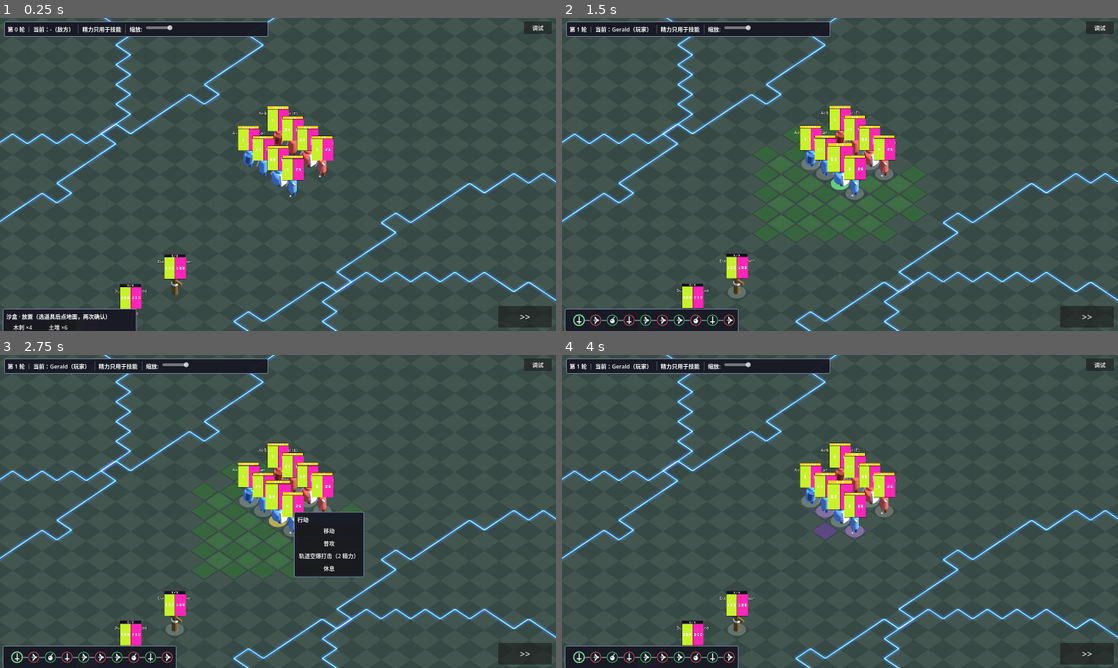
Above: before the commit, frames 1-4 (two rows, left to right).
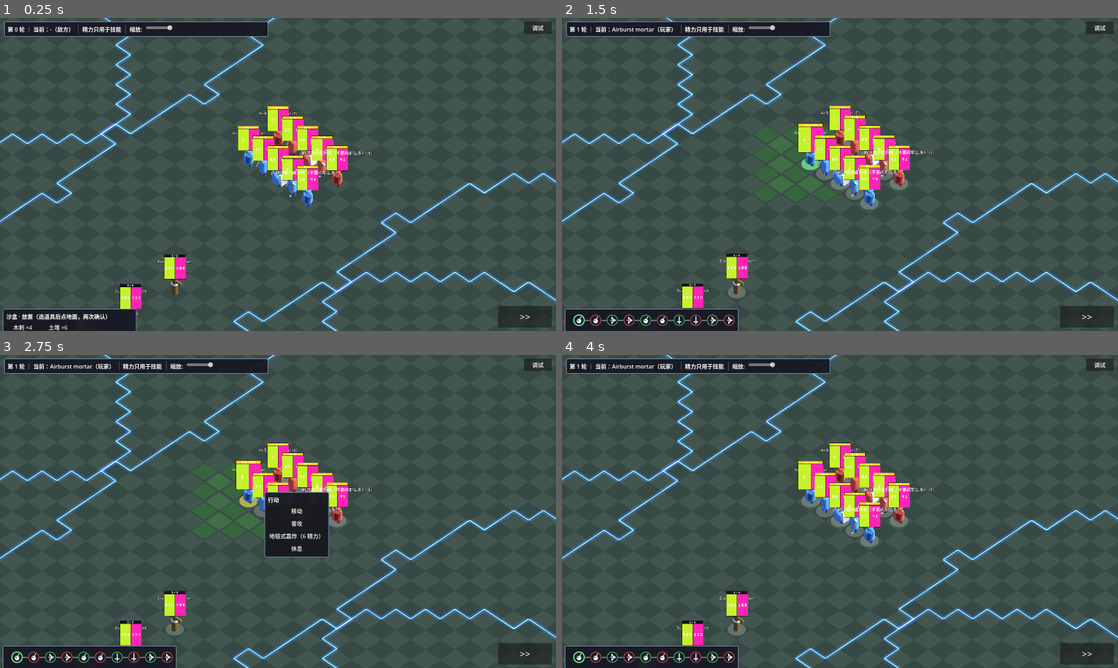
Above: after the commit, the same moments.

Repository: PigBruhs/RBC
Game: Godot game, scene res://src/view/battle_scene.tscn
Two runs of this game, one before a commit and one after it. Both use one fixed random seed, a clock stepped at 60 frames per second and the inputs below.
Inputs (mouse positions are in pixels of both pictures, inside the frame that each line leads up to):
- Up to frame 1 (0.25 s): no input
- Up to frame 2 (1.5 s): click ">>" at 0.5 s; click "移动" at 1.25 s
- Up to frame 3 (2.75 s): click (16, 658) at 2.02 s
- Up to frame 4 (4 s): click "普攻" at 2.75 s; click (595, 658) at 3.52 s

The runs differ from the first frame. In frame 1, 1.0% of the frame differs, in the area x 49-67%, y 40-61%; in frame 2, 4.9%; in frame 3, 6.3%, in the area x 2-67%, y 2-98%; in frame 4, 2.2%.

Commit message:
直升机第 1 步：数据行（本体+镜像）入花名册、两个场景 roster 收录、皇室竞技场元数据 25 回合重生（GM 支持可变重生回合）

Diff:
--- a/game/src/core/game_master.gd
+++ b/game/src/core/game_master.gd
@@ -463,10 +463,11 @@
 var revive_at: Dictionary = {}            # Unit -> 到期的 turn_count
 
 
-func schedule_hero_revive(u: Unit) -> void:
+func schedule_hero_revive(u: Unit, turns: int = -1) -> void:
 	if u == null:
 		return
-	revive_at[u] = turn_count + HERO_REVIVE_TURNS
+	var d: int = HERO_REVIVE_TURNS if turns < 0 else turns
+	revive_at[u] = turn_count + d
 
 
 ## 到点该复活的英雄（view 在每个回合边界之后调用）
--- a/game/src/core/level.gd
+++ b/game/src/core/level.gd
@@ -39,11 +39,11 @@
 		# 本场景有哪些角色、各自在哪（花名册只放定义，场景自己决定出场名单）
 		"roster": [
 			["Gerald", 0, 23, 23], ["Alette", 0, 24, 23], ["Airburst mortar", 0, 25, 23],
-			["萨尼铁塔", 0, 22, 23], ["老国王", 0, 2, 20],
+			["萨尼铁塔", 0, 22, 23], ["俯冲轰炸直升机（不要问那么多）", 0, 21, 23], ["老国王", 0, 2, 20],
 			["公主·左", 0, 5, 25], ["公主·右", 0, 5, 15],
 			["Dummy Melee", 1, 21, 8], ["Dummy Ranged", 1, 21, 11], ["Dummy Thrower", 1, 21, 14],
 			["Gerald (E)", 1, 23, 25], ["Alette (E)", 1, 24, 25], ["Airburst mortar (E)", 1, 25, 25],
-			["萨尼铁塔 (E)", 1, 22, 25], ["老国王 (E)", 1, 45, 20],
+			["萨尼铁塔 (E)", 1, 22, 25], ["俯冲轰炸直升机（不要问那么多） (E)", 1, 21, 25], ["老国王 (E)", 1, 45, 20],
 			["公主·左 (E)", 1, 42, 25], ["公主·右 (E)", 1, 42, 15],
 		],
 		"river_rows": [],                       # 没有河
@@ -65,12 +65,14 @@
 		# 本场景有哪些角色、各自在哪（没有假人）
 		"roster": [
 			["Gerald", 0, 9, 18], ["Alette", 0, 10, 18], ["Airburst mortar", 0, 11, 18],
-			["萨尼铁塔", 0, 8, 18], ["老国王", 0, 10, 0],
+			["萨尼铁塔", 0, 8, 18], ["俯冲轰炸直升机（不要问那么多）", 0, 12, 18], ["老国王", 0, 10, 0],
 			["公主·左", 0, 5, 3], ["公主·右", 0, 15, 3],
 			["Gerald (E)", 1, 9, 22], ["Alette (E)", 1, 10, 22], ["Airburst mortar (E)", 1, 11, 22],
-			["萨尼铁塔 (E)", 1, 8, 22], ["老国王 (E)", 1, 10, 40],
+			["萨尼铁塔 (E)", 1, 8, 22], ["俯冲轰炸直升机（不要问那么多） (E)", 1, 12, 22], ["老国王 (E)", 1, 10, 40],
 			["公主·左 (E)", 1, 5, 37], ["公主·右 (E)", 1, 15, 37],
 		],
+		# 场景特有的重生回合数（缺省 = 10）
+		"respawn_turns": {"俯冲轰炸直升机（不要问那么多）": 25},
 		"river_rows": [19, 20, 21],             # 3 格宽、跨满 21 格
 		"bridge_cols": [[4, 5], [15, 16]],      # 左起 4 格 / 右起 4 格，各宽 2
 	},
@@ -151,6 +153,12 @@
 	return hero_cells(side, id)
 
 
+## 这个角色在本场景要等几个回合重生（场景元数据；缺省 10）
+static func respawn_turns(unit_name: String, id: String = "") -> int:
+	var m: Dictionary = def(id).get("respawn_turns", {})
+	return int(m.get(unit_name, GameMaster.HERO_REVIVE_TURNS))
+
+
 static func dummy_cells(id: String = "") -> Array:
 	return def(id).get("dummies", [])
 
--- a/game/src/core/unit_data.gd
+++ b/game/src/core/unit_data.gd
@@ -99,6 +99,17 @@
 		"rng_min": 1, "rng_max": 24,
 		"controllable": false,
 	},
+	{
+		"name": "俯冲轰炸直升机（不要问那么多）",
+		"side": Side.PLAYER,
+		"role": Role.THROWER,
+		"power": 41, "armor": 12, "armor_break": 0,
+		"energy_max": 6, "move": 20,
+		"rest_power": 9, "rest_armor": 1, "rest_energy": 2,
+		"pr": 0, "mr": 0,
+		"rng_min": 6, "rng_max": 40,
+		"controllable": false,
+	},
 ]
 
 # 敌方角色（来自 bc_stat.md 的「敌方角色」表）
@@ -211,6 +222,17 @@
 		"rest_power": 8, "rest_armor": 1, "rest_energy": 2,
 		"pr": 0, "mr": 0,
 		"rng_min": 1, "rng_max": 24,
+		"controllable": true,
+	},
+	{
+		"name": "俯冲轰炸直升机（不要问那么多） (E)",
+		"side": Side.ENEMY,
+		"role": Role.THROWER,
+		"power": 41, "armor": 12, "armor_break": 0,
+		"energy_max": 6, "move": 20,
+		"rest_power": 9, "rest_armor": 1, "rest_energy": 2,
+		"pr": 0, "mr": 0,
+		"rng_min": 6, "rng_max": 40,
 		"controllable": true,
 	},
 ]
--- a/game/src/view/battle_scene.gd
+++ b/game/src/view/battle_scene.gd
@@ -2431,9 +2431,9 @@
 		_clear_unit_states(u)
 		# 英雄（三家将）：用户口径 —— 无限满血满护甲重生，每次等 10 个回合
 		if not u.is_king and not Passives.has(u, "always_sentry"):
-			gm.schedule_hero_revive(u)
-			_log("    %s 将在 %d 个回合后满血复活（位置 %s）" % [
-				u.name, GameMaster.HERO_REVIVE_TURNS, u.home_cell])
+			var rt: int = Level.respawn_turns(u.name)
+			gm.schedule_hero_revive(u, rt)
+			_log("    %s 将在 %d 个回合后满血复活（位置 %s）" % [u.name, rt, u.home_cell])
 
 
 ## 阵亡：清空这个角色的一切状态与 buff（用户口径）
--- /dev/null
+++ b/game/src/view/heli_model.gd
@@ -0,0 +1,193 @@
+# ══════════════════════════════════════════════════════════════════════════════
+# 俯冲轰炸直升机：程序化建模，零美术资源，全部用 BoxMesh / CylinderMesh /
+# SphereMesh / PrismMesh 拼装。
+#
+# 局部坐标约定（重要）：
+#   · +Z = 机头（前），−Z = 机尾；+Y = 上；±X = 左右
+#   · 最低点（雪橇底面）落在 y = 0，悬浮高度由调用方负责，这里不加任何偏移
+#   · 机身长 ≈ 1.2（z ∈ [−0.65, +0.47]），宽 ≈ 0.45，高 ≈ 0.40
+#
+# 自转预留节点（都是 root 的直接子节点，直接 get_node 即可驱动）：
+#   · MainRotor —— 机顶旋翼总成，绕本地 Y 轴自转（正上方，中心在机身中线上）
+#   · TailRotor —— 尾部小尾桨，绕本地 X 轴自转（桨盘在 YZ 竖直平面内）
+# ══════════════════════════════════════════════════════════════════════════════
+class_name HeliModel
+extends RefCounted
+
+const COL_METAL := Color(0.74, 0.76, 0.79)          # 浅灰金属件
+const COL_DARK := Color(0.17, 0.18, 0.20)           # 桨叶/挂架配件的深色
+const GLASS_TINT := Color(0.04, 0.07, 0.14, 0.62)   # 半透明蓝黑座舱玻璃
+const BODY_DARK := 0.72                             # 机身主色压暗系数（棱角面）
+const BODY_W := 0.45                                # 机身宽
+const SKID_H := 0.055                               # 雪橇管高（全模型最低点 y=0 由它决定）
+const BODY_BOTTOM := 0.10                           # 机身底面高度（雪橇/斜撑在它下面）
+
+
+## 用基础网格搭一架"俯冲轰炸直升机"，返回根节点（已挂到 parent 下）
+static func build(parent: Node3D, body_color: Color) -> Node3D:
+	var root := Node3D.new()
+	root.name = "HeliModel"
+	if parent != null:
+		parent.add_child(root)
+
+	var m_body := _mat(body_color, 0.62, 0.10)
+	var m_body_dark := _mat(body_color.darkened(BODY_DARK), 0.72, 0.06)
+	var m_metal := _mat(COL_METAL, 0.34, 0.75)
+	var m_dark := _mat(COL_DARK, 0.55, 0.30)
+	var m_glass := _glass()
+
+	_build_fuselage(root, m_body, m_body_dark, m_metal, m_glass)
+	_build_main_rotor(root, m_metal, m_dark)
+	_build_tail(root, m_body, m_metal, m_dark)
+	_build_skids(root, m_metal)
+	_build_weapons(root, m_metal, m_dark)
+	return root
+
+
+# ── 材质 ──────────────────────────────────────────────────────────────────────
+static func _mat(c: Color, rough: float = 0.7, metal: float = 0.0) -> StandardMaterial3D:
+	var m := StandardMaterial3D.new()
+	m.albedo_color = c
+	m.roughness = rough
+	m.metallic = metal
+	return m
+
+
+## 座舱玻璃：蓝黑、半透明、带一点反光
+static func _glass() -> StandardMaterial3D:
+	var m := StandardMaterial3D.new()
+	m.albedo_color = GLASS_TINT
+	m.transparency = BaseMaterial3D.TRANSPARENCY_ALPHA
+	m.metallic = 0.35
+	m.roughness = 0.12
+	m.cull_mode = BaseMaterial3D.CULL_DISABLED
+	return m
+
+
+# ── 通用挂件 ──────────────────────────────────────────────────────────────────
+static func _add(parent: Node3D, mesh: Mesh, pos: Vector3, rot_deg: Vector3, mat: Material) -> MeshInstance3D:
+	var mi := MeshInstance3D.new()
+	mi.mesh = mesh
+	mi.position = pos
+	mi.rotation_degrees = rot_deg
+	mi.material_override = mat
+	parent.add_child(mi)
+	return mi
+
+
+static func _box(w: float, h: float, d: float) -> BoxMesh:
+	var b := BoxMesh.new()
+	b.size = Vector3(w, h, d)
+	return b
+
+
+static func _box_at(parent: Node3D, pos: Vector3, rot_deg: Vector3, size: Vector3, mat: Material) -> MeshInstance3D:
+	return _add(parent, _box(size.x, size.y, size.z), pos, rot_deg, mat)
+
+
+static func _cyl(r: float, h: float, seg: int = 12) -> CylinderMesh:
+	var c := CylinderMesh.new()
+	c.top_radius = r
+	c.bottom_radius = r
+	c.height = h
+	c.radial_segments = seg
+	c.rings = 0
+	return c
+
+
+# ── 机身 ──────────────────────────────────────────────────────────────────────
+## 短粗略带棱角的机身：主机匣 + 收缩的机头 + 机背发动机罩 + 前下方俯冲观察窗
+static func _build_fuselage(root: Node3D, m_body: Material, m_dark: Material, m_metal: Material, m_glass: Material) -> void:
+	var fus := Node3D.new()
+	fus.name = "Fuselage"
+	root.add_child(fus)
+
+	# 主机匣：长 0.80（z ∈ [−0.40, +0.40]）、宽 0.45、高 0.40（y ∈ [0.10, 0.50]）
+	_box_at(fus, Vector3(0, BODY_BOTTOM + 0.20, 0.0), Vector3.ZERO, Vector3(BODY_W, 0.40, 0.80), m_body)
+	# 机头：向前收窄，做出"俯冲"的尖鼻子（前缘 z ≈ 0.42）
+	_box_at(fus, Vector3(0, 0.295, 0.29), Vector3.ZERO, Vector3(0.34, 0.30, 0.20), m_dark)
+	# 机颏（前下方观察窗）：半透明蓝黑，向下俯视用
+	_box_at(fus, Vector3(0, 0.195, 0.355), Vector3(-34, 0, 0), Vector3(0.21, 0.055, 0.16), m_glass)
+	# 棱角面：机背两侧的倾斜装甲板（PrismMesh 三角棱柱做出斜切感）
+	for sx in [-1.0, 1.0]:
+		var wedge := PrismMesh.new()
+		wedge.size = Vector3(0.13, 0.13, 0.60)
+		wedge.left_to_right = sx > 0.0
+		_add(fus, wedge, Vector3(sx * 0.185, 0.475, 0.0), Vector3.ZERO, m_dark)
+	# 机背发动机罩 + 排气口
+	_box_at(fus, Vector3(0, 0.535, 0.0), Vector3.ZERO, Vector3(0.30, 0.10, 0.44), m_body)
+	_add(fus, _cyl(0.045, 0.09, 10), Vector3(0, 0.615, -0.10), Vector3(90, 0, 0), m_metal)
+	# 座舱：前倾的角状舱盖
+	var canopy := PrismMesh.new()
+	canopy.size = Vector3(0.32, 0.19, 0.30)
+	_add(fus, canopy, Vector3(0, 0.325, 0.215), Vector3(55, 0, 0), m_glass)
+
+
+# ── 主旋翼（可自转子节点）────────────────────────────────────────────────────
+## MainRotor 是 root 直接子节点，中心 (0, 0.585, 0) —— 机身正上方中线上。
+## 整体绕本地 Y 轴自转即为桨盘旋转。
+static func _build_main_rotor(root: Node3D, m_metal: Material, m_dark: Material) -> void:
+	var rotor := Node3D.new()
+	rotor.name = "MainRotor"
+	rotor.position = Vector3(0, 0.585, 0.0)
+	root.add_child(rotor)
+
+	# 旋翼主轴：穿过机背的细柱
+	_add(rotor, _cyl(0.026, 0.10, 10), Vector3(0, 0.045, 0), Vector3.ZERO, m_metal)
+	# 桨毂
+	_add(rotor, _cyl(0.055, 0.035, 12), Vector3(0, 0.085, 0), Vector3.ZERO, m_metal)
+	# 4 片细长水平桨叶（十字布置），旋转中心即 rotor 原点
+	for i in 4:
+		var yaw := float(i) * 90.0
+		var blade := _box_at(rotor, Vector3(0, 0.085, 0), Vector3(0, yaw, 0),
+			Vector3(0.68, 0.018, 0.062), m_dark)
+		blade.name = "Blade%d" % (i + 1)
+
+
+# ── 尾梁 / 垂直尾翼 / 尾桨 ────────────────────────────────────────────────────
+static func _build_tail(root: Node3D, m_body: Material, m_metal: Material, m_dark: Material) -> void:
+	var tail := Node3D.new()
+	tail.name = "Tail"
+	root.add_child(tail)
+
+	# 尾梁：向后伸出的细长条，一直顶到 z = −0.63
+	_box_at(tail, Vector3(0, 0.345, -0.505), Vector3.ZERO, Vector3(0.085, 0.085, 0.25), m_body)
+	# 尾端垂直尾翼：后掠 25°。中心高度按"旋转后下角恰好落在 y=0"反算，避免扎到地面以下
+	_box_at(tail, Vector3(0, 0.50341, -0.615), Vector3(25, 0, 0), Vector3(0.05, 0.32, 0.16), m_metal)
+	_box_at(tail, Vector3(0, 0.63341, -0.675), Vector3(25, 0, 0), Vector3(0.055, 0.10, 0.13), m_dark)
+
+	# 尾桨：root 直接子节点，装在尾梁右侧，桨盘竖直（YZ 平面），绕本地 X 轴自转
+	var trotor := Node3D.new()
+	trotor.name = "TailRotor"
+	trotor.position = Vector3(0.115, 0.415, -0.60)
+	root.add_child(trotor)
+	_add(trotor, _cyl(0.028, 0.045, 10), Vector3(0, 0, 0), Vector3(0, 0, 90), m_metal)
+	for i in 3:
+		var roll := float(i) * 60.0
+		var bl := _box_at(trotor, Vector3(0, 0, 0), Vector3(roll, 0, 0),
+			Vector3(0.014, 0.15, 0.026), m_dark)
+		bl.name = "TailBlade%d" % (i + 1)
+
+
+# ── 起落架：两侧斜撑 + 雪橇（雪橇底面 = 局部 y 0，即全模型最低点）──────────────
+static func _build_skids(root: Node3D, m_metal: Material) -> void:
+	var gear := Node3D.new()
+	gear.name = "LandingGear"
+	root.add_child(gear)
+	for sx in [-1.0, 1.0]:
+		# 雪橇：底面 y = 0，顶面 y = SKID_H
+		_box_at(gear, Vector3(sx * 0.285, SKID_H * 0.5, 0.0), Vector3.ZERO, Vector3(0.075, SKID_H, 0.86), m_metal)
+		# 两根斜撑：从机身底外侧斜撑到雪橇上表面。
+		# 中心高度按"倾斜 30° 后下角恰好落在 y=0"反算，与雪橇底面对齐
+		for z in [-0.20, 0.20]:
+			_box_at(gear, Vector3(sx * 0.222, 0.07837, z), Vector3(0, 0, -sx * 30.0), Vector3(0.045, 0.155, 0.055), m_metal)
+
+
+# ── 武器挂架：左右各一个朝前的短圆柱（37mm 火箭巢）────────────────────────────
+static func _build_weapons(root: Node3D, m_metal: Material, m_dark: Material) -> void:
+	var arms := Node3D.new()
+	arms.name = "Ordnance"
+	root.add_child(arms)
+	for sx in [-1.0, 1.0]:
+		# 短圆柱火箭巢：轴转到 Z 方向 → 朝前（前端 z ≈ 0.41）
+		_add(arms, _cyl(0.072, 0.34, 12), Vector3(sx * 0.275, 0.315, 0.24), Vector3(90, 0, 0), m_metal)
--- a/game/tests/run.gd
+++ b/game/tests/run.gd
@@ -448,6 +448,35 @@
 		var bk: int = Damage.fragment_break_milli(d) / 1000
 		print("    距离 %4.1f 格 → 力 %2d / 甲 %2d" % [d, pw, bk])
 		_expect(pw == int(row[1]) and bk == int(row[2]), "破片 %.1f 格伤害 = %d/%d" % [d, row[1], row[2]], fails)
+
+	# ── 俯冲轰炸直升机（第 1 步：数据 + 场景元数据）──
+	print("\n── 直升机 ──")
+	var heli_name := "俯冲轰炸直升机（不要问那么多）"
+	var heli_d := {}
+	for d in UnitData.UNITS:
+		if String(d["name"]) == heli_name:
+			heli_d = d
+	_expect(not heli_d.is_empty(), "花名册里有直升机（名字含全角括号）", fails)
+	_expect(int(heli_d.get("power", 0)) == 41 and int(heli_d.get("armor", 0)) == 12,
+		"直升机 41 力 / 12 甲", fails)
+	_expect(int(heli_d.get("energy_max", 0)) == 6 and int(heli_d.get("move", 0)) == 20,
+		"精力 6 / 移动 20", fails)
+	_expect(int(heli_d.get("role", -1)) == UnitData.Role.THROWER, "套皮投掷手", fails)
+	_expect(int(heli_d.get("rng_min", 0)) == 6 and int(heli_d.get("rng_max", 0)) == 40,
+		"普攻射程 6-40（投掷手的两倍）", fails)
+	_expect(Unit.base_name(heli_name) == heli_name, "全角括号不会被当后缀剥掉", fails)
+	_expect(Unit.base_name(heli_name + " (E)") == heli_name, "敌方镜像用 (E) 后缀", fails)
+	# 场景元数据：竞技场 25 回合重生，测试场缺省 10
+	_expect(Level.respawn_turns(heli_name, "arena") == 25, "皇室竞技场：直升机重生要 25 个回合", fails)
+	_expect(Level.respawn_turns(heli_name, "field") == GameMaster.HERO_REVIVE_TURNS,
+		"测试场没有覆盖 -> 用缺省 10 回合", fails)
+	# 两个场景都要收录（本体 + 镜像）
+	for lv in ["field", "arena"]:
+		var names: Array = []
+		for e in Level.roster(lv):
+			names.append(String(e[0]))
+		_expect(names.has(heli_name) and names.has(heli_name + " (E)"),
+			"%s 场景名单里应有直升机本体与镜像" % lv, fails)
 
 	# ── 弓箭手 AI：在敌方投掷手射程内却够不着它 -> 开哨兵 ──
 	print("\n── 弓箭手哨兵决策 ──")
--- /dev/null
+++ b/game/tmp_heli_selfcheck.gd
@@ -0,0 +1,52 @@
+extends SceneTree
+
+var count := 0
+var aabb := AABB()
+var first := true
+var lows: Array = []
+
+func _init() -> void:
+	var root := Node3D.new()
+	get_root().add_child(root)
+	var script: GDScript = load("res://src/view/heli_model.gd")
+	var heli: Node3D = script.build(root, Color(0.35, 0.42, 0.3))
+	_walk(heli, Transform3D())
+	print("ROOT_NAME=", heli.name, " CHILD_COUNT=", root.get_child_count())
+	print("MESH_COUNT=", count, " (limit 30)" if count > 30 else " (OK <=30)")
+	print("AABB_POS=(", aabb.position.x, ", ", aabb.position.y, ", ", aabb.position.z, ")")
+	print("AABB_END=(", aabb.end.x, ", ", aabb.end.y, ", ", aabb.end.z, ")")
+	print("SIZE_X=", aabb.size.x, " SIZE_Y=", aabb.size.y, " SIZE_Z=", aabb.size.z)
+	print("MIN_Y=", aabb.position.y, " CENTER_XZ=(", (aabb.position.x + aabb.end.x) * 0.5, ", ", (aabb.position.z + aabb.end.z) * 0.5, ")")
+	lows.sort_custom(func(a, b): return a[0] < b[0])
+	print("LOWEST_5:")
+	for i in mini(5, lows.size()):
+		print("   ", lows[i][1], " min_y=", lows[i][0])
+	for n in ["MainRotor", "TailRotor"]:
+		var node: Node3D = heli.get_node_or_null(NodePath(n))
+		if node == null:
+			print(n, " MISSING")
+		else:
+			print(n, " FOUND local_pos=(", node.position.x, ", ", node.position.y, ", ", node.position.z, ") children=", node.get_child_count())
+	quit()
+
+## 手动累积父链变换：脚本模式下节点不在树里，global_transform 不可靠
+func _walk(n: Node, xf: Transform3D) -> void:
+	if n is Node3D:
+		xf = xf * (n as Node3D).transform
+	if n is MeshInstance3D and (n as MeshInstance3D).mesh != null:
+		count += 1
+		var box: AABB = (n as MeshInstance3D).mesh.get_aabb()
+		var lo := INF
+		for i in 8:
+			var p: Vector3 = xf * box.get_endpoint(i)
+			lo = minf(lo, p.y)
+			if first:
+				aabb = AABB(p, Vector3.ZERO)
+				first = false
+			else:
+				aabb = aabb.expand(p)
+		var nm: String = (n as Node).name
+		var pn: String = (n as Node).get_parent().name
+		lows.append([lo, pn + "/" + nm])
+	for c in n.get_children():
+		_walk(c, xf)
--- a/game/tools/probe_v14.gd
+++ b/game/tools/probe_v14.gd
@@ -53,7 +53,7 @@
 							u.visual.position = Vector3(float(far.x) + 0.5, 0.0, float(far.y) + 0.5)
 				print("\n[1] 场上：我方 %d 人，敌方 %d 人" % [p, e])
 				# 人数改由关卡 roster 决定（场景解耦）：测试场 7 + 10
-				_chk(p == 7 and e == 10, "场上应是我方 7 + 敌方 10（按关卡 roster）")
+				_chk(p == 8 and e == 11, "场上应是我方 8 + 敌方 11（按关卡 roster）")
 				_s._finish_placement()
 				_s._cam_focus = Vector3(6.0, 0.0, 7.0)
 				_s._zoom = 22.0
Not shown, changed: bc_stat.md
Not shown, changed: tools/_pt.txt
